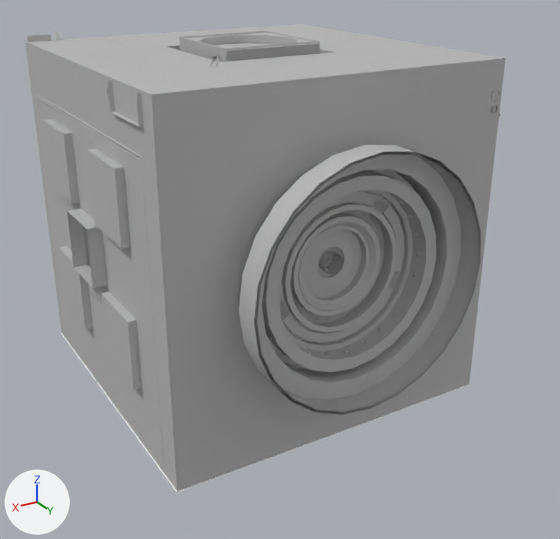
What one commit did to the FBX model Assets/EXIT_00.fbx.
Both versions are drawn from a camera (50 mm lens) standing at (3.03, 5.54, 3.59) and looking at (-0.07, 0.36, 1.0). Lighting does not change. The marker at lower left points along +X, +Y and +Z. Where no turn or scale is listed for an object, it has been applied to the vertices.

Objects in the first picture: 'door_exit', 'pipe', 'top', 'ventilation', 'wall2', 'wall_exit'.
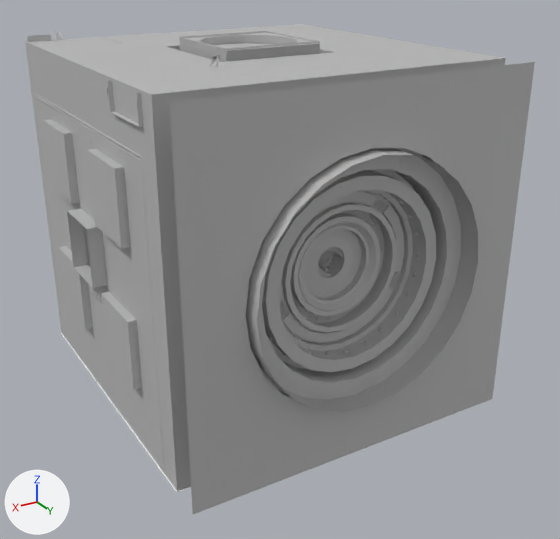
Changed parts and their boxes [x1, y1, x2, y2] in the pictures (560 x 539 px):
'wall_exit', reshaped (8% wider): before [151, 58, 506, 491]; after [151, 58, 535, 514]
part 1 of me_mesh_023, built on: before [239, 145, 481, 415]; after [170, 62, 535, 514]

The change, as a list of edits to the scene's bpy script:
```text
Change me_mesh_023:
    used by ob_wall_exit; location = (0.001, 1.531, 1.383)
    remove me_mesh_023.from_pydata(...)  # 528 vertices, 512 faces; spans x -1.38..1.38, y -0.23..0.23, z -1.38..1.38
    add me_mesh_023.from_pydata(...)  # 552 vertices, 536 faces; spans x -1.39..1.39, y -0.23..0.12, z -1.39..1.39
    me_mesh_023 part 1
    24 vertices in x -0.96..0.95, y 0.23, z -0.96..0.96 move by (0.0, -0.11, 0.0)
    24 vertices are added at x -1.39..1.39, y 0.12, z -1.39..1.39
    24 new faces join them
```
